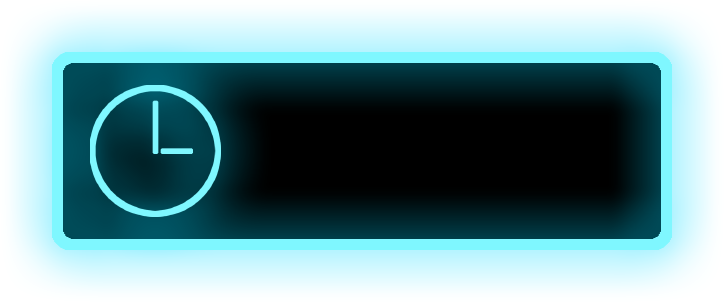
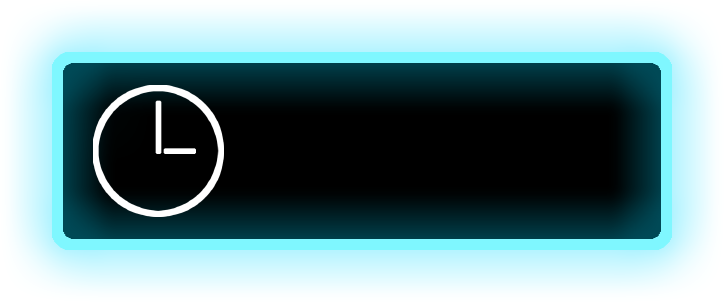
Layers edited between the first and the second w=724, h=302 image:
added layer "Layer 3" above "Layer 1" over 93, 85, 224, 217
painted on "Layer 1" over 90, 85, 221, 217
